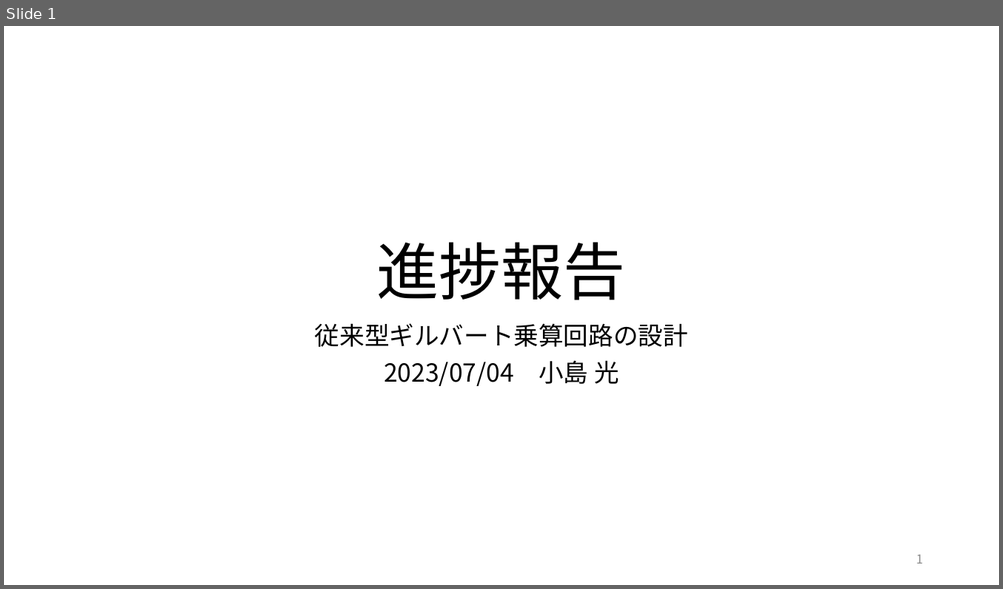
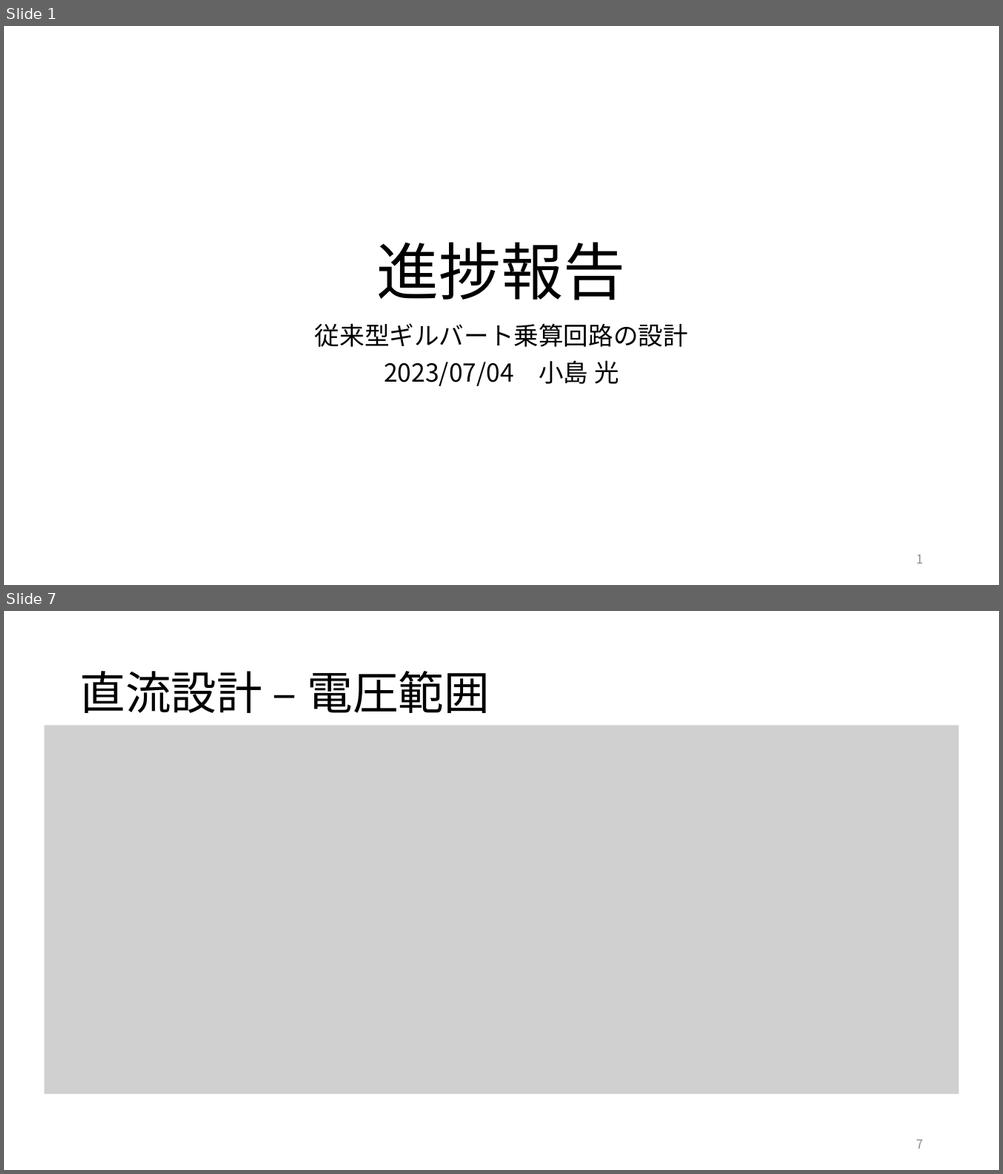
Before and after one commit to kjm-desktop10400/reserch, a slide deck: folded_gilbert/20230703/進捗報告 ギルバートセルの設計.pptx. Shown one above the other, each under a label of ours: slide 1 before the commit, slides 1 and 7 after it; the slides between them are not shown. The pictures are 1003x589 and 1003x1174 pixels, drawn with LibreOffice and Linux fonts; fonts in the diff are those of the drawing; grey boxes stand for pictures. Boxes give left, top, right and bottom in pixels: in the first picture for what was removed or moved away, otherwise in the second. Text is boxed around its words. In the diff, an @@ line names an element or a change of style, - is before the commit and + after.

```diff
--- a/folded_gilbert/20230703/進捗報告 ギルバートセルの設計.pptx
+++ b/folded_gilbert/20230703/進捗報告 ギルバートセルの設計.pptx
@@ slide 7 added at (x1=4, y1=611, x2=999, y2=1170), background #FFFFFF @@
@@ title added at (x1=79, y1=671, x2=489, y2=713), 44 pt, text #000000 @@
+直流設計 – 電圧範囲
@@ picture added at (x1=44, y1=725, x2=959, y2=1094) @@
@@ page number added at (x1=916, y1=1140, x2=922, y2=1149), 12 pt, text #8C8C8C @@
+7
```
Also in this commit, not shown: 9 slides changed, 6 other files.
